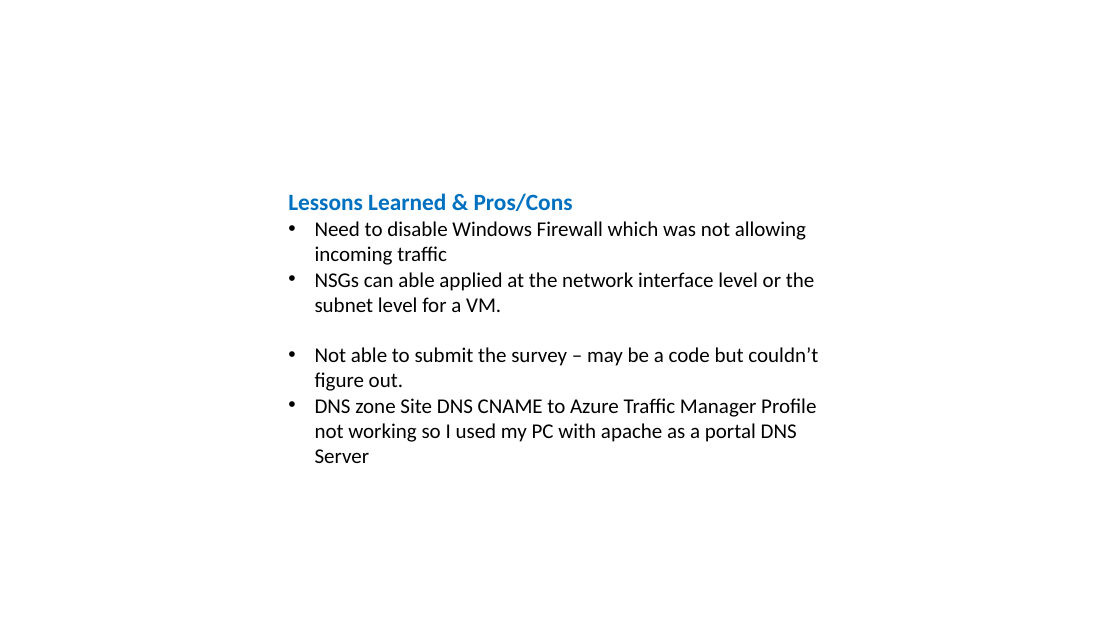
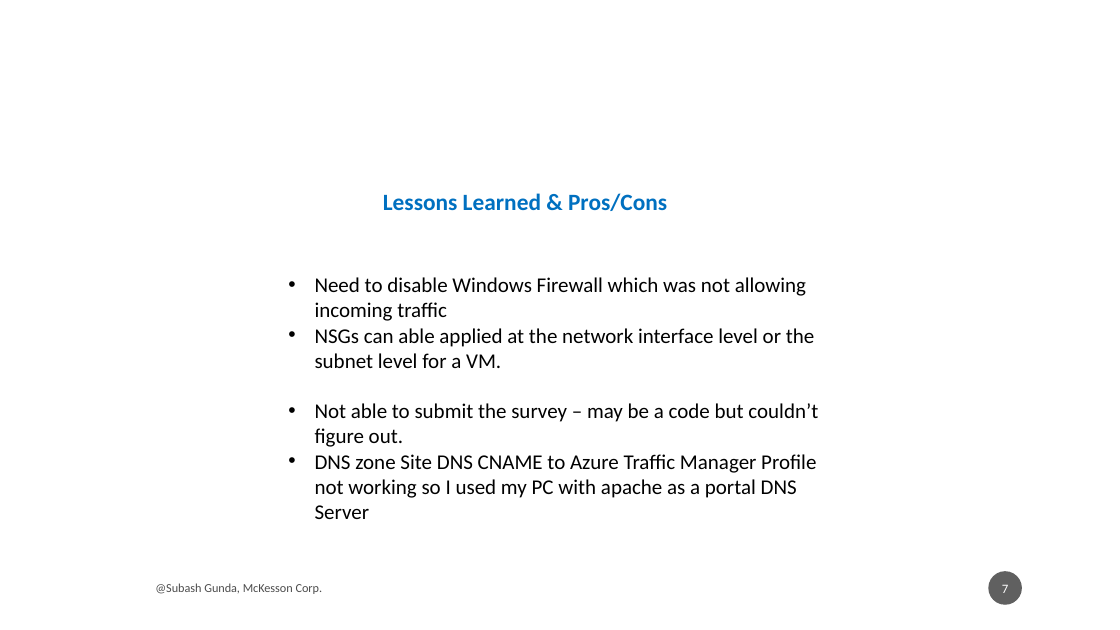
Before and after one commit to subhashgunda/deepazuremck, a slide deck: slide 7 of AzureTrafficManager_SubhashGunda.pptx. Drawn at 1120x630 pixels with LibreOffice and Linux fonts; fonts in the diff are those of the drawing. Boxes give left, top, right and bottom in pixels: in the first picture for what was removed or moved away, otherwise in the second. Text is boxed around its words. In the diff, an @@ line names an element or a change of style, - is before the commit and + after.

```diff
--- a/AzureTrafficManager_SubhashGunda.pptx
+++ b/AzureTrafficManager_SubhashGunda.pptx
@@ text "Lessons Learned & Pros/Cons" rewrapped from bbox=[288, 193, 818, 463] to bbox=[315, 193, 818, 519] @@
@@ text added at bbox=[155, 583, 323, 594], 10.5 pt, text #000000 at 70% opacity @@
+@Subash Gunda, McKesson Corp.
@@ page number added at bbox=[989, 571, 1023, 605], fill #1D1D1D at 70% opacity, 11 pt, text #FFFFFF @@
+7
```
Also in this commit, not shown: 22 other slides changed, 6 slides added, 2 slides removed, 1 other file.
